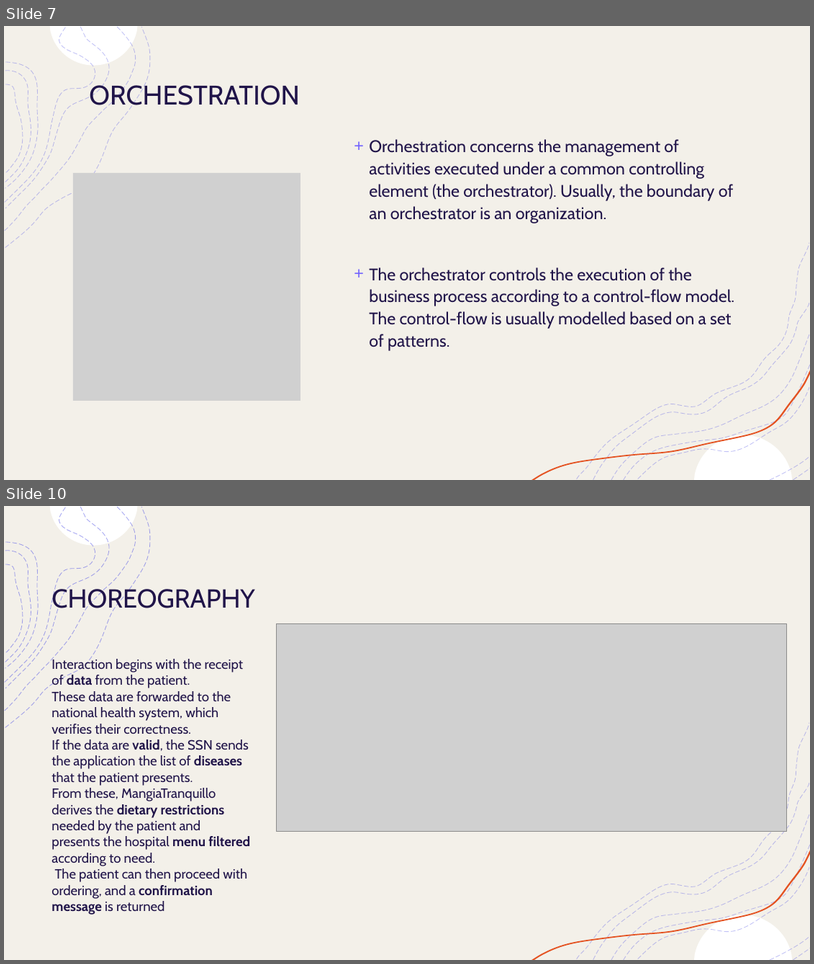
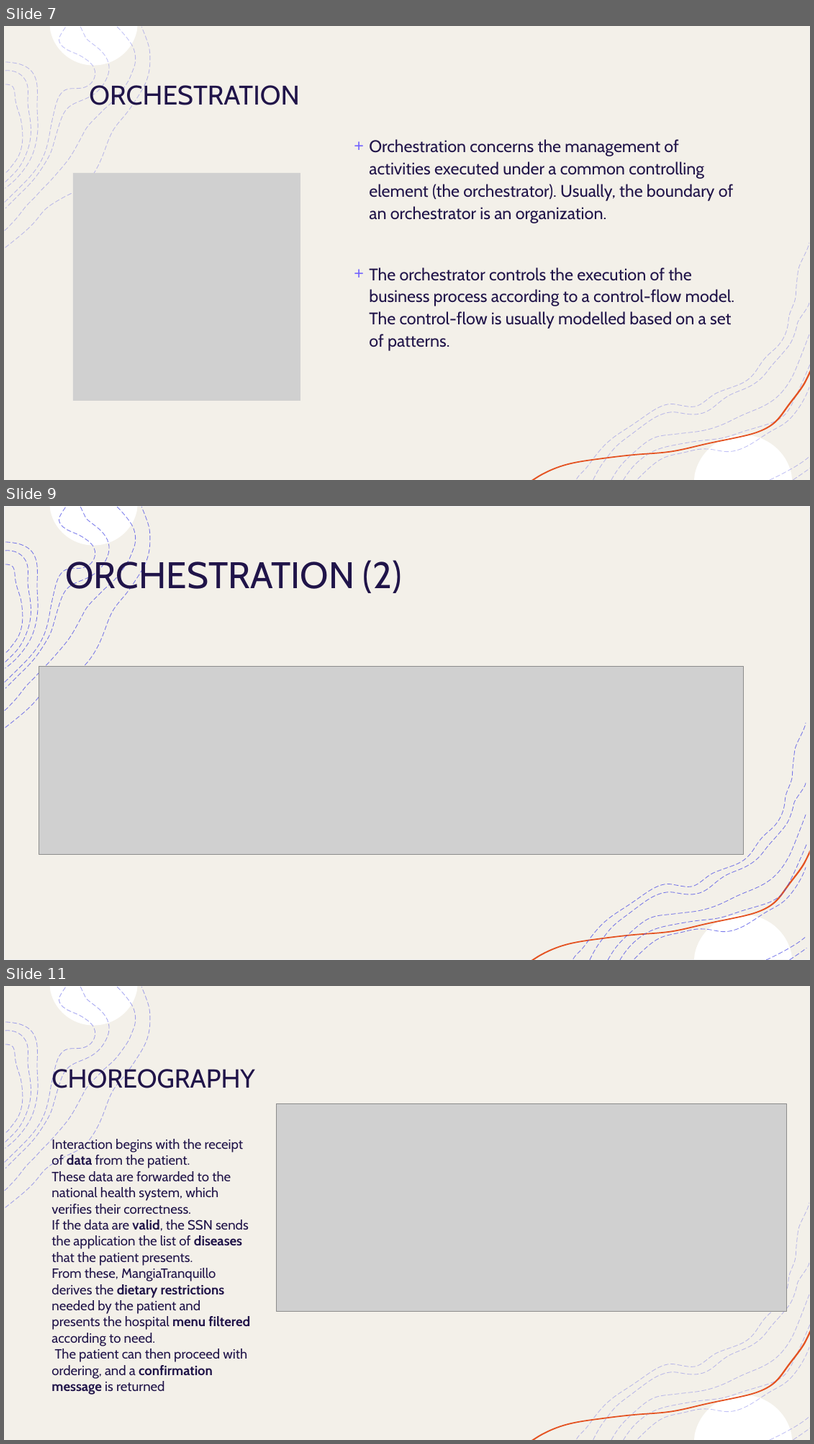
Before and after one commit to matteovisotto/PSD-FinalProject, a slide deck: Presentation/MANGIA TRANQUILLO.pptx. Shown one above the other, each under a label of ours: slides 7 and 10 before the commit, slides 7, 9 and 11 after it; the slides between them are not shown. The pictures are 814x964 and 814x1444 pixels, drawn with LibreOffice and Linux fonts; fonts in the diff are those of the drawing; grey boxes stand for pictures. Boxes give left, top, right and bottom in pixels: in the first picture for what was removed or moved away, otherwise in the second. Text is boxed around its words. In the diff, an @@ line names an element or a change of style, - is before the commit and + after.

```diff
--- a/Presentation/MANGIA TRANQUILLO.pptx
+++ b/Presentation/MANGIA TRANQUILLO.pptx
@@ slide 9 added at [4,506,810,960], background #FFFFFF; not listed: 10 template elements that a slide beside it also shows @@
@@ rectangle added at [4,506,810,960], fill #F3F0E9, outline #F2F2F2 1 pt @@
@@ freeform shape added at [50,506,138,546], fill #FFFFFF @@
@@ group added at [5,507,150,728]: 4 freeform shapes @@
@@ title added at [65,557,402,595], 44 pt, text #201449 @@
+ORCHESTRATION (2)
@@ picture added at [39,667,744,854] @@
@@ freeform shape added at [574,723,807,958], outline #4D4EE6 0.75 pt dashed @@
@@ freeform shape added at [635,867,806,958], outline #4D4EE6 0.75 pt dashed @@
@@ what was slide 10 is now slide 11 @@
```
Also in this commit, not shown: 3 slides changed, 2 other slides added, 1 slide removed, 1 other file.
